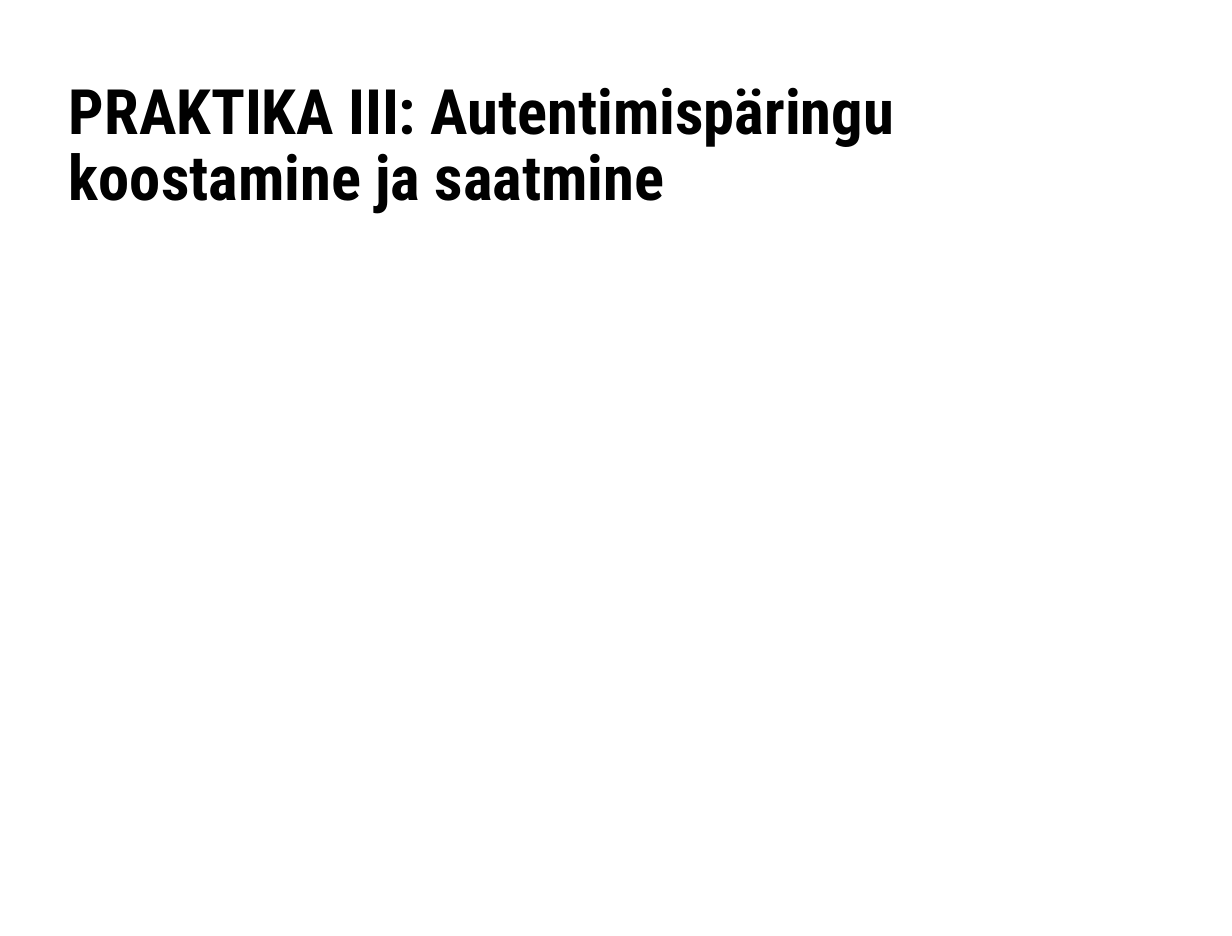
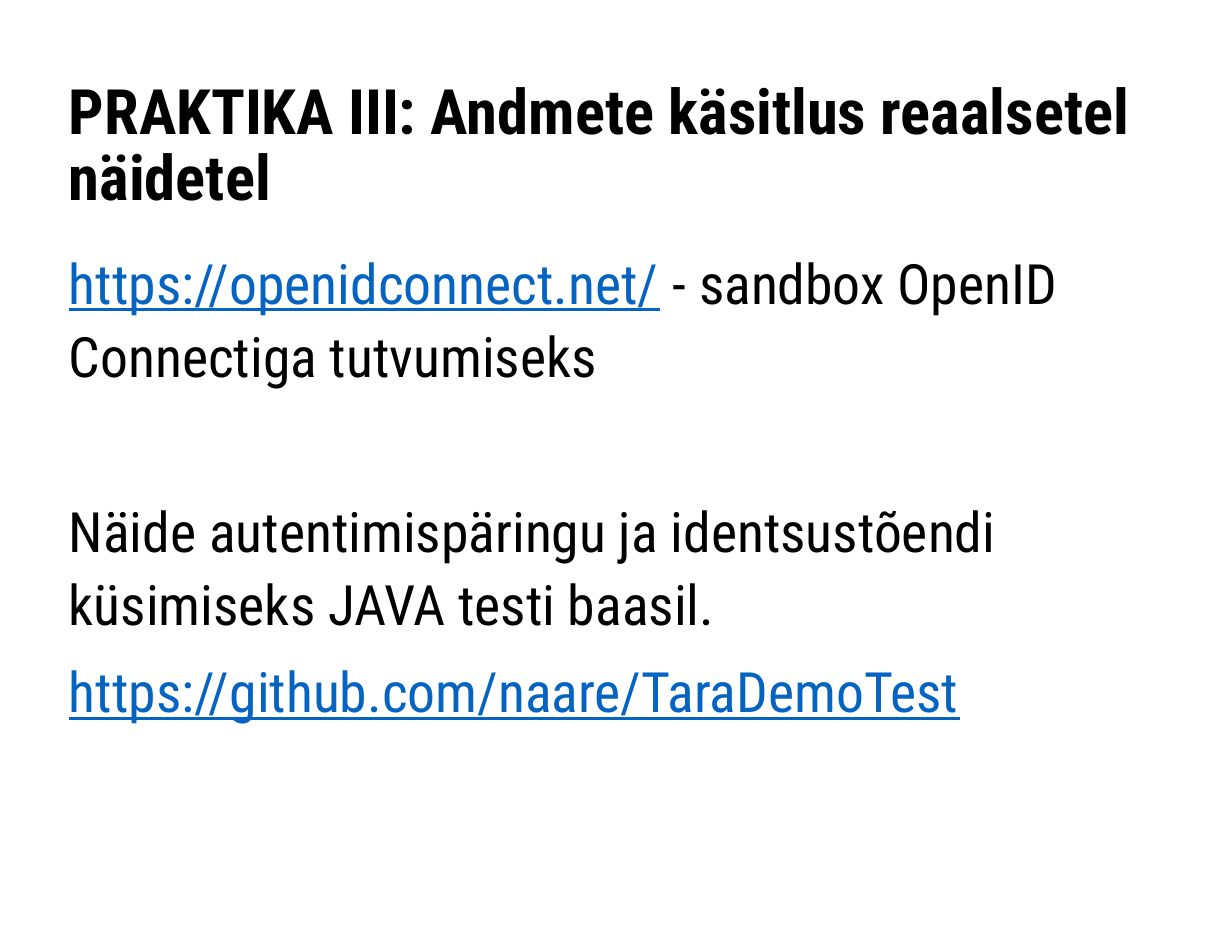
Before and after one commit to e-gov/TARA-Doku, a slide deck: slide 14 of files/TARA-arendajakoolitus.pptx (slide 10 before the commit). Drawn at 1232x936 pixels with LibreOffice and Linux fonts; fonts in the diff are those of the drawing. Boxes give left, top, right and bottom in pixels: in the first picture for what was removed or moved away, otherwise in the second. Text is boxed around its words. In the diff, an @@ line names an element or a change of style, - is before the commit and + after.

```diff
--- a/files/TARA-arendajakoolitus.pptx
+++ b/files/TARA-arendajakoolitus.pptx
@@ title at (69, 87, 1129, 201): text changed @@
-PRAKTIKA III: Autentimispäringu koostamine ja saatmine
+PRAKTIKA III: Andmete käsitlus reaalsetel näidetel
@@ text added at (69, 262, 1057, 724), 32 pt, text #000000 @@
+https://openidconnect.net/ - sandbox OpenID Connectiga tutvumiseks
+Näide autentimispäringu ja identsustõendi küsimiseks JAVA testi baasil.
+https://github.com/naare/TaraDemoTest
```
Also in this commit, not shown: 4 other slides changed, 7 slides added, 2 other files.
